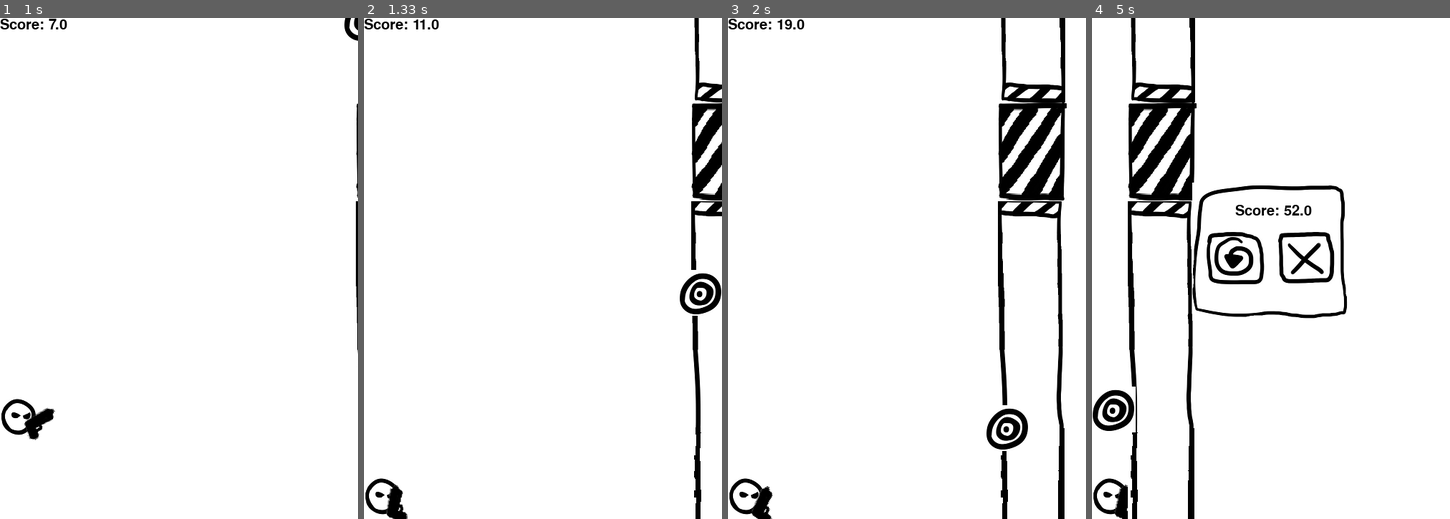
Above: before the commit, frames 1-4 (left to right).
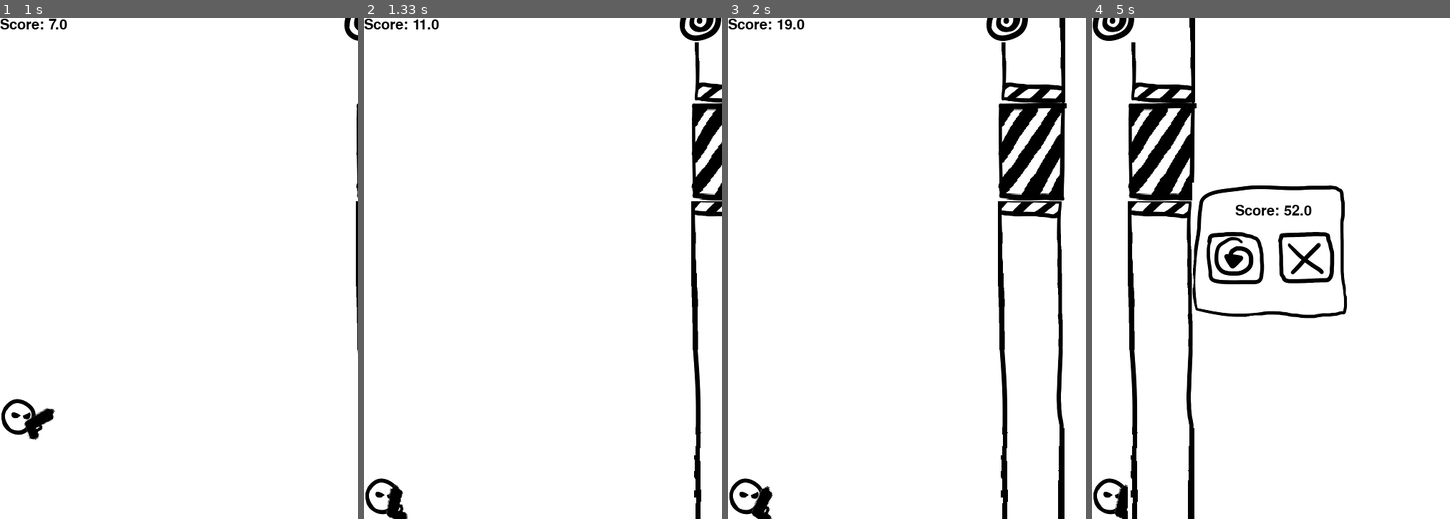
Above: after the commit, the same moments.

Repository: marx3512/FlappyBirdGame
Game: pygame game, started from flappyGame.py
Two runs of this game, one before a commit and one after it. Both use one fixed random seed, a clock stepped at 60 frames per second and the inputs below.
Inputs (mouse positions are in pixels of both pictures, inside the frame that each line leads up to):
- Up to frame 1 (1 s): click (103, 348) at 0.38 s; click (179, 303) at 0.72 s
- Up to frame 2 (1.33 s): click (432, 193) at 1.05 s
- Up to frame 3 (2 s): click (949, 313) at 1.38 s; click (914, 98) at 1.72 s
- Up to frame 4 (5 s): click (1253, 398) at 2.05 s; click (1260, 183) at 2.38 s; click (1220, 163) at 2.72 s; click (1364, 223) at 3.05 s; click (1381, 258) at 3.38 s; click (1346, 178) at 3.72 s; click (1167, 173) at 4.05 s; click (1285, 248) at 4.38 s; click (1167, 238) at 4.72 s

Frame 1 is identical in both runs. In frame 2, 0.9% of the frame differs, in the area x 88-100%, y 0-60%; in frame 3, 0.9%; in frame 4, 1.0%, in the area x 0-13%, y 0-83%.

Commit message:
FInish style move target 2

Diff:
--- a/flappyGame.py
+++ b/flappyGame.py
@@ -13,7 +13,6 @@
         posPipeX -= 1
         posDoorX -= 1
 
-        #targetRect.update(posTargetX, TargetYCalculation, 50, 60)
         playerRect.update(0, posPlayerY, 51, 50)
         tubeDownRect.update(posPipeX, posPipeY, 94, 570)
         tubeUpRect.update(posPipeX, posPipeY - 710, 94, 570)
@@ -23,8 +22,6 @@
             posPipeX = 510
             posDoorX = 510
             posPipeY = random.randint(200, 600)
-            #TargetYRandom = random.randint(100, 600)
-            #TargetYCalculation = (posTargetY - TargetYRandom)*(-1)
 
 def ChangeMenu():
     mx, my = pygame.mouse.get_pos()
@@ -60,7 +57,7 @@
         return "Acertei nada"
 
 def CheckStyleTargetAndMove(cond):
-    global posTargetX, posTargetY, TargetYCalculation, TargetYRandom, TimerResTarget
+    global posTargetX, posTargetY, TargetYCalculation, TargetYRandom, TimerResTarget, target, targetRect
     targetRect.update(posTargetX, TargetYCalculation, 50, 60)
 
     if posPipeX <= -80:
@@ -77,7 +74,13 @@
             TargetYRandom = random.randint(100, 600)
             TargetYCalculation = (posTargetY - TargetYRandom)*(-1)
             targetRect.update(posTargetX, TargetYCalculation, 50, 60)
-            TimerResTarget = 15
+            TimerResTarget = 12
+    if cond == 2:
+        posTargetX -=1
+        target = pygame.transform.scale(target, (30, 30))
+        TargetYCalculation = (posTargetY - TargetYRandom)*(-1)
+        screen.blit(target, (posTargetX + 20, TargetYCalculation + 50))
+        targetRect.update(posTargetX + 20, TargetYCalculation + 50, 30, 30)
 
     while pygame.Rect.colliderect(targetRect, doorRect):
         TargetYRandom = random.randint(100, 600)
@@ -91,14 +94,15 @@
 
     return int(angle)
 
-def CreateAssets(posBirdY):
+def CreateAssets(posBirdY, cond):
     screen.fill((255, 255, 255))
     screen.blit(player, (0, posBirdY))
     screen.blit(pygame.transform.rotate(pistol,CalculationAnglePistol()), (28,posBirdY + 13))
     screen.blit(tubeDown, (posPipeX, posPipeY))
     screen.blit(tubeUp, (posPipeX, posPipeY - 700))
     screen.blit(door, (posDoorX, posPipeY - 132))
-    screen.blit(target, (posTargetX, (posTargetY - TargetYRandom)*(-1)))
+    if cond != 2:
+        screen.blit(target, (posTargetX, (posTargetY - TargetYRandom)*(-1)))
     screen.blit(scoreScreen, (posTableScoreX, posTableScoreY))
 
 def CreateText(msg, color, tam, x, y):
@@ -169,7 +173,8 @@
 posTutorialX,posTutorialY = -500, -500
 TargetYRandom = 0
 TargetYCalculation = 0
-TimerResTarget = 15
+TimerResTarget = 12
+condStyleTarget = 0
 createPipe = False
 stop = False
 exit = True
@@ -182,8 +187,6 @@
 screen.blit(menuImg, (0, 0))
 
 while exit:
-
-
     for event in pygame.event.get():
         if event.type == pygame.QUIT :
             exit = False
@@ -198,12 +201,9 @@
     elif ChangeMenu() == "Tutorial" and currentScreen == "Menu":
         currentScreen = "Tutorial"
         screen.blit(TutorialImg, (0, 0))
-        print("BBB")
     elif ChangeMenu() == "ReturnMenu" and currentScreen == "Tutorial":
         currentScreen = "Menu"
-
         screen.blit(menuImg, (0, 0))
-        print("AAAA")
 
     if currentScreen == "Game":
         if stop == False:
@@ -217,11 +217,12 @@
                 gravity = 0
             playerMoviment += gravity
             posPlayerY += playerMoviment
-        CreateAssets(posPlayerY)
+        condStyleTarget = 0
+        CreateAssets(posPlayerY, condStyleTarget)
         CreateText("Score: " + str(round(score,0)), (0,0,0), 30, posScoreX, posScoreY)
         CheckInputMouse()
         MoveAssetsAndRect()
-        CheckStyleTargetAndMove(1)
+        CheckStyleTargetAndMove(condStyleTarget)
         if CheckCollisions() != "Acertei nada":
             stop = True
             cond = managerScoreScreen(CheckCollisions())
Not shown, changed: images/TutorialImage.sai2
